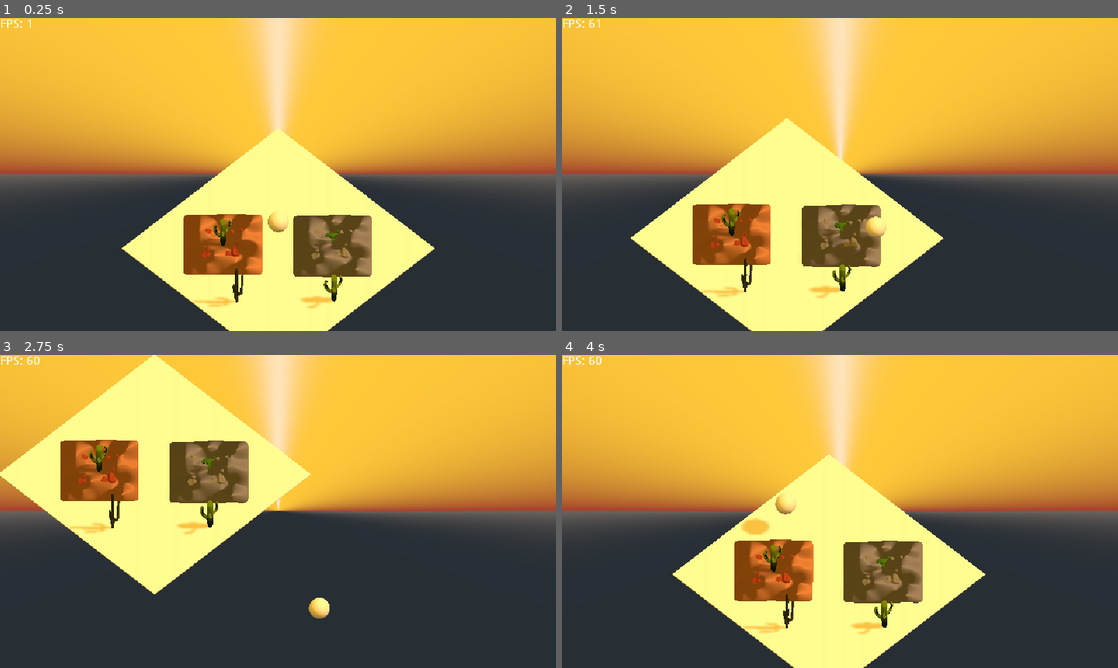
Above: before the commit, frames 1-4 (two rows, left to right).
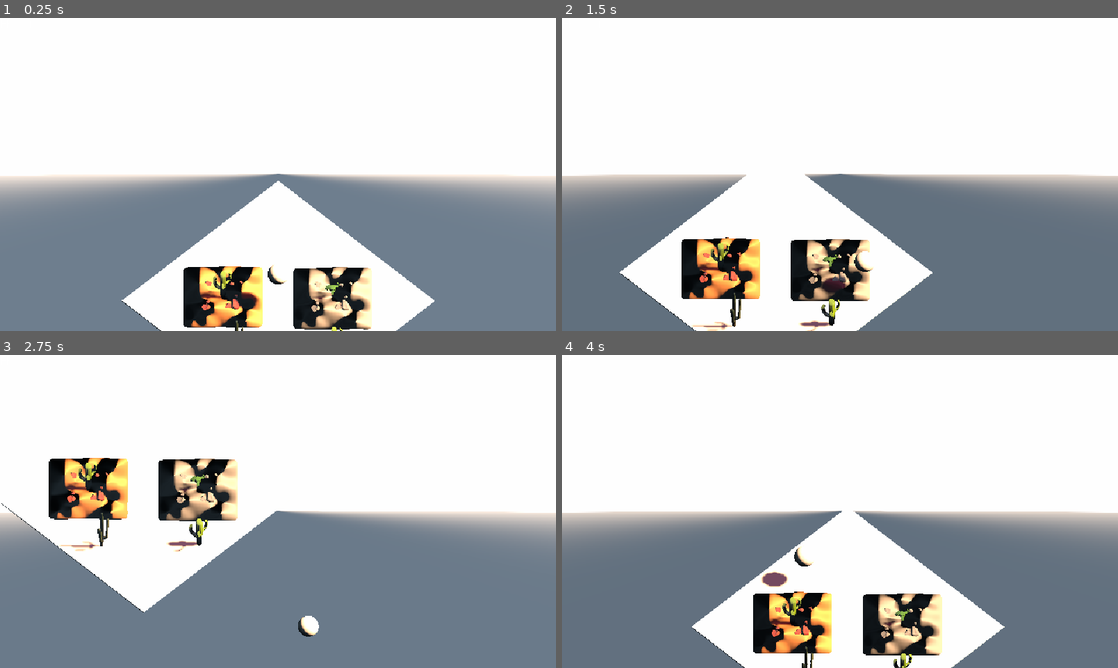
Above: after the commit, the same moments.

Repository: Wharfiggle/GRAZER
Game: Godot game, scene res://Level.tscn
Two runs of this game, one before a commit and one after it. Both use one fixed random seed, a clock stepped at 60 frames per second and the inputs below. This scene is started directly instead of the project's main scene.
Inputs:
- Up to frame 1 (0.25 s): no input
- Up to frame 2 (1.5 s): hold Right (ui_right) 0.53-1.28 s; tap Space (jump) at 0.77 s; hold Down (ui_down) from 1.28 s (still down)
- Up to frame 3 (2.75 s): tap Space (jump) at 1.52 s; release Down (ui_down) at 2.03 s; hold Right (ui_right) from 2.03 s (still down)
- Up to frame 4 (4 s): release Right (ui_right) at 2.78 s; hold Up (ui_up) 2.78-3.53 s; tap Space (jump) at 3.02, 3.77 s; hold Left (ui_left) from 3.53 s (still down)

The runs differ from the first frame. In frame 1, 99% of the frame differs, in the area x 0-100%, y 0-100%; in frame 2, 100%; in frame 3, 100%; in frame 4, 100%.
Error in both runs: Invalid get index 'transform' (on base: 'Nil'). (res://Scripts/terrainController.gd:38)

Commit message:
Attempt to Make Camera Move Only with Pixels
Instead of a freely moving 3D camera I wanted to restrict the camera to moving along with the pixels of our viewport to make the fake 2D look more convincing.

Diff:
--- a/Grazer/Level.tscn
+++ b/Grazer/Level.tscn
@@ -9,6 +9,7 @@
 [ext_resource path="res://Assets/Ball.tscn" type="PackedScene" id=7]
 [ext_resource path="res://Scripts/terrainController.gd" type="Script" id=8]
 [ext_resource path="res://Assets/FloorTiles/basicFloorTile.tscn" type="PackedScene" id=9]
+[ext_resource path="res://PixelCameraFollow.gd" type="Script" id=10]
 
 [sub_resource type="VisualShaderNodeInput" id=6]
 output_port_for_preview = 0
@@ -112,15 +113,6 @@
 
 [sub_resource type="CubeMesh" id=2]
 
-[sub_resource type="ProceduralSky" id=18]
-radiance_size = 0
-sky_top_color = Color( 1, 0.788235, 0.223529, 1 )
-sky_horizon_color = Color( 0.635294, 0.219608, 0.176471, 1 )
-
-[sub_resource type="Environment" id=19]
-background_mode = 2
-background_sky = SubResource( 18 )
-
 [node name="Level" type="Spatial"]
 
 [node name="FPS Counter" type="Label" parent="."]
@@ -138,6 +130,13 @@
 z_index = -1
 texture = ExtResource( 5 )
 centered = false
+
+[node name="Camera" type="Camera" parent="."]
+transform = Transform( 1, 0, 0, 0, 0.642788, 0.766044, 0, -0.766044, 0.642788, 0, 35, 20 )
+projection = 1
+size = 30.0
+script = ExtResource( 10 )
+targetNodePath = NodePath("../Ball/CamFollow")
 
 [node name="Box" type="RigidBody" parent="."]
 transform = Transform( 0.887019, 0.412126, -0.208207, -0.461733, 0.791719, -0.399978, 0, 0.450924, 0.892562, 0, 128.291, 0 )
@@ -191,16 +190,6 @@
 transform = Transform( 1, 0, 0, 0, 1, 0, 0, 0, 1, 0, 5, 0 )
 
 [node name="CamFollow" type="Spatial" parent="Ball"]
-transform = Transform( 1, 0, 0, 0, 0.642788, 0.766044, 0, -0.766044, 0.642788, 0, 30, 20 )
-
-[node name="InterpolatedCamera" type="InterpolatedCamera" parent="."]
-transform = Transform( 1, 0, 0, 0, 0.642788, 0.766044, 0, -0.766044, 0.642788, 0, 35, 20 )
-environment = SubResource( 19 )
-projection = 1
-size = 30.0
-target = NodePath("../Ball/CamFollow")
-speed = 2.0
-enabled = true
 
 [node name="AllTerrain" type="Spatial" parent="."]
 script = ExtResource( 8 )
--- /dev/null
+++ b/Grazer/PixelCameraFollow.gd
@@ -0,0 +1,28 @@
+extends Camera
+
+# Declare member variables here.
+export (int) var screenWidth = 640
+export (int) var screenHeight = 360
+export (float) var lerpSpeed = 3
+export (NodePath) var targetNodePath
+var followTarget
+var camOffset
+var pos
+
+# Called when the node enters the scene tree for the first time.
+func _ready():
+	followTarget = get_node(targetNodePath)
+	camOffset = self.translation
+	pos = self.translation
+
+# Called every frame. 'delta' is the elapsed time since the previous frame.
+func _process(delta):
+	pos = lerp(pos, followTarget.global_translation, lerpSpeed * delta)
+	self.translation = pos + camOffset
+	self.translation -= Vector3(
+	#42 units accross the screen horizontally with camera size 30
+		fmod(self.translation.x * screenWidth / 42.0, 1) * 42.0 / screenWidth,
+		fmod(self.translation.y * screenWidth / 42.0, 1) * 42.0 / screenWidth,
+		fmod(self.translation.z * screenWidth / 42.0, 1) * 42.0 / screenWidth)
+	print(self.translation)
+	#self.translation = followTarget.global_translation + camOffset
Not shown: 1 places in Grazer/Level.tscn that only renumber resources
